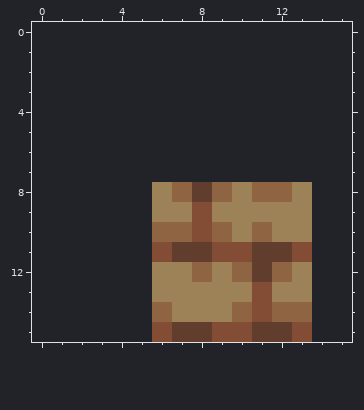
A pixel-art sprite gets an edit: assets/textures/planks.png. The picture above is the old version.
The file is 8x8 pixels. The old version is drawn lined up with the new one, on the new canvas.
The result:
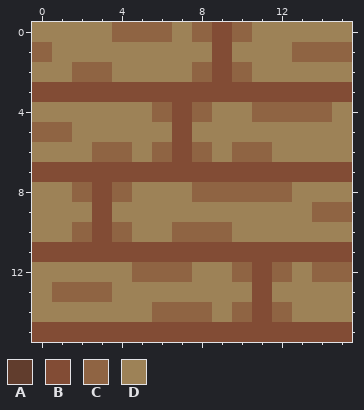
Palette (. is transparent): A #613d2d  B #824c35  C #8f6443  D #9d8257
The edit:
{"change": "canvas 8x8 -> 16x16, the old top-left corner now at 6,8"}
{"y":0,"x":0,"old":"................","new":"DDDDCCCDCBCDDDDD"}
{"y":1,"x":0,"old":"................","new":"CDDDDDDDDBDDDCCC"}
{"y":2,"x":0,"old":"................","new":"DDCCDDDDCBCDDDDD"}
{"y":3,"x":0,"old":"................","new":"BBBBBBBBBBBBBBBB"}
{"y":4,"x":0,"old":"................","new":"DDDDDDCBCDDCCCCD"}
{"y":5,"x":0,"old":"................","new":"CCDDDDDBDDDDDDDD"}
{"y":6,"x":0,"old":"................","new":"DDDCCDCBCDCCDDDD"}
{"y":7,"x":0,"old":"................","new":"BBBBBBBBBBBBBBBB"}
{"y":8,"x":0,"old":"......","new":"DDCBCD"}
{"y":8,"x":7,"old":"CA","new":"DC"}
{"y":8,"x":10,"old":"D","new":"C"}
{"y":8,"x":14,"old":"..","new":"DD"}
{"y":9,"x":0,"old":"......","new":"DDDBDD"}
{"y":9,"x":8,"old":"B","new":"D"}
{"y":9,"x":14,"old":"..","new":"CC"}
{"y":10,"x":0,"old":"......C","new":"DDCBCDD"}
{"y":10,"x":8,"old":"B","new":"C"}
{"y":10,"x":11,"old":"C","new":"D"}
{"y":10,"x":14,"old":"..","new":"DD"}
{"y":11,"x":0,"old":"......","new":"BBBBBB"}
{"y":11,"x":7,"old":"AA","new":"BB"}
{"y":11,"x":11,"old":"AA","new":"BB"}
{"y":11,"x":14,"old":"..","new":"BB"}
{"y":12,"x":0,"old":"......DDC","new":"DDDDDCCCD"}
{"y":12,"x":11,"old":"A","new":"B"}
{"y":12,"x":14,"old":"..","new":"CC"}
{"y":13,"x":0,"old":"......","new":"DCCCDD"}
{"y":13,"x":14,"old":"..","new":"DD"}
{"y":14,"x":0,"old":"......","new":"DDDDDD"}
{"y":14,"x":7,"old":"DD","new":"CC"}
{"y":14,"x":13,"old":"C..","new":"DDD"}
{"y":15,"x":0,"old":"......","new":"BBBBBB"}
{"y":15,"x":7,"old":"AA","new":"BB"}
{"y":15,"x":11,"old":"AA","new":"BB"}
{"y":15,"x":14,"old":"..","new":"BB"}
{"label":"changed","picture_box":[32,22,352,342]}
